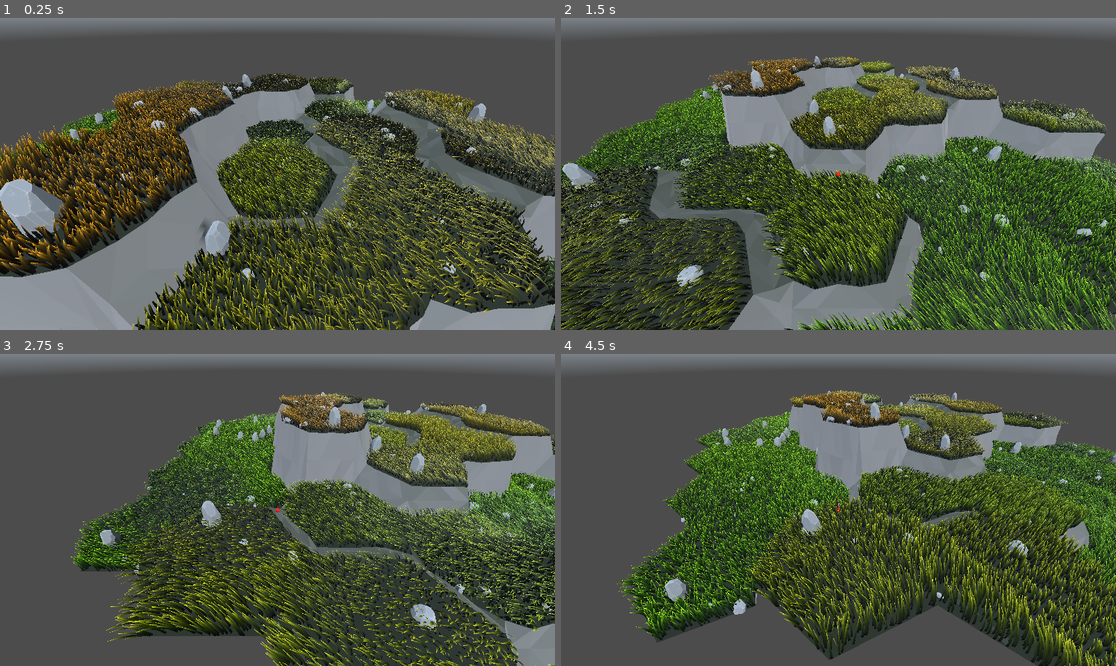
Above: before the commit, frames 1-4 (two rows, left to right).
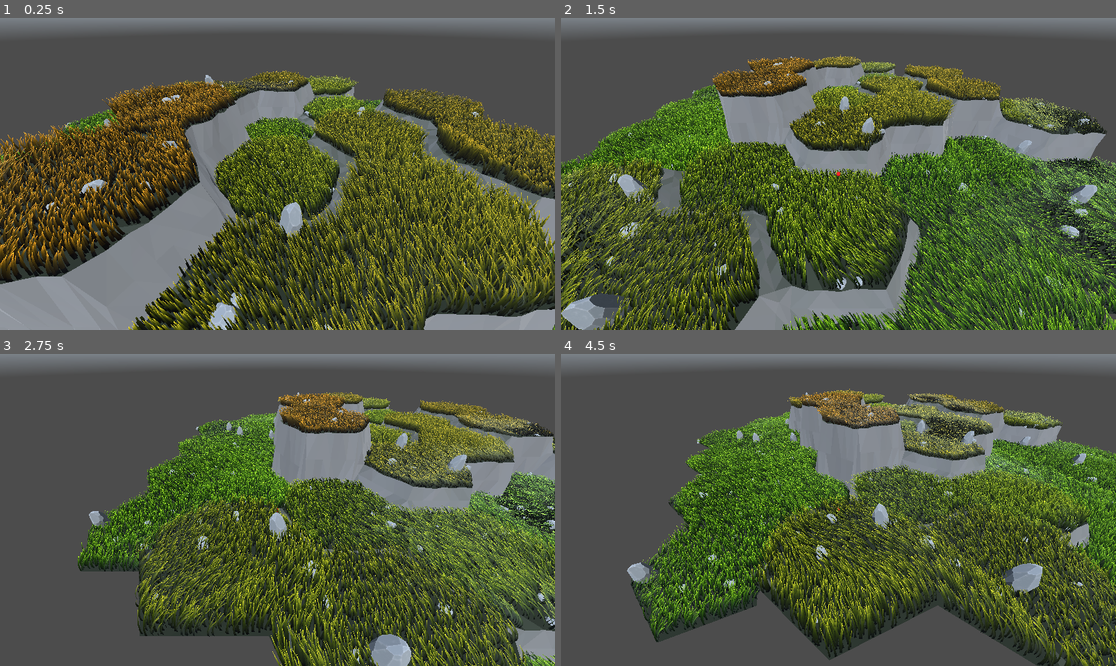
Above: after the commit, the same moments.

Repository: vincentwoelfer/hex
Game: Godot game, scene res://scenes/dev/MapGeneration.tscn
Two runs of this game, one before a commit and one after it. Both use one fixed random seed, a clock stepped at 60 frames per second and the inputs below. A sky picture missing from this copy of the repository is replaced by a grey-blue gradient.
Inputs (mouse positions are in pixels of both pictures, inside the frame that each line leads up to):
- Up to frame 1 (0.25 s): no input
- Up to frame 2 (1.5 s): move the mouse to (960, 158) at 0.52 s; hold S (move_cam_backward) 0.53-1.28 s; move the mouse to (727, 189) at 1.27 s; tap W (move_cam_forward) at 1.35 s
- Up to frame 3 (2.75 s): move the mouse to (333, 441) at 2.02 s; hold A (move_cam_left) from 2.03 s (still down)
- Up to frame 4 (4.5 s): move the mouse to (810, 572) at 2.77 s; release A (move_cam_left) at 2.78 s; tap D (move_cam_right) at 2.85 s; move the mouse to (1005, 556) at 3.52 s; hold Q (rotate_cam_left) 3.53-4.28 s; move the mouse to (672, 463) at 4.27 s; tap E (rotate_cam_right) at 4.35 s

The runs differ from the first frame. In frame 1, 47% of the frame differs, in the area x 0-100%, y 16-100%; in frame 2, 49%, in the area x 0-100%, y 11-100%; in frame 3, 41%; in frame 4, 39%.

Commit message:
-- wip --

Diff:
--- a/assets/grass/mat_grass.tres
+++ b/assets/grass/mat_grass.tres
@@ -18,7 +18,7 @@
 shader = ExtResource("1_a5h3b")
 shader_parameter/clumping_factor = 0.8
 shader_parameter/clump_noise = SubResource("NoiseTexture2D_ktsdy")
-shader_parameter/wind_speed = 3.084
+shader_parameter/wind_speed = 1.5
 shader_parameter/wind_noise = ExtResource("2_dl7us")
 shader_parameter/base_color = Color(0.0509804, 0.254902, 0.0117647, 1)
 shader_parameter/base_color_dry = Color(0.25, 0.15, 0.01, 1)
--- a/scenes/dev/MapGeneration.tscn
+++ b/scenes/dev/MapGeneration.tscn
@@ -28,13 +28,13 @@
 
 [node name="HexConstModifier" parent="." instance=ExtResource("5_7csfd")]
 outer_radius = 3.0
-inner_radius = 2.5
+inner_radius = 2.6
 height = 0.5
 transition_height_factor = 0.5
-core_circle_smooth_strength = 0.25
-extra_verts_per_side = 3
+core_circle_smooth_strength = 0.35
+extra_verts_per_side = 5
 extra_verts_per_center = 5
-grass_density = 0.8
+grass_density = 0.9
 
 [node name="MapGeneration" type="Node3D" parent="."]
 transform = Transform3D(1, 0, 0, 0, 1, 0, 0, 0, 1, 0, 0.5, 0)
--- a/src/utils/Colors.gd
+++ b/src/utils/Colors.gd
@@ -22,7 +22,7 @@
 
 
 static func getColorForIncline(inclineDeg: float) -> Color:
-	if inclineDeg <= 12.0:
+	if inclineDeg <= 15.0:
 		inclineDeg = 0
 	inclineDeg = clampf(inclineDeg / 70.0, 0, 1)
 
